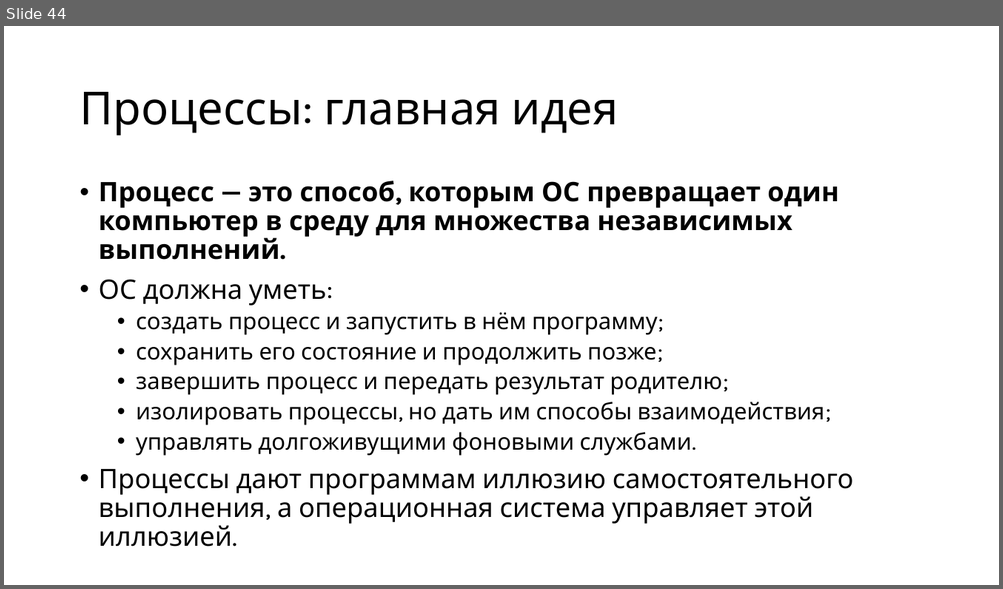
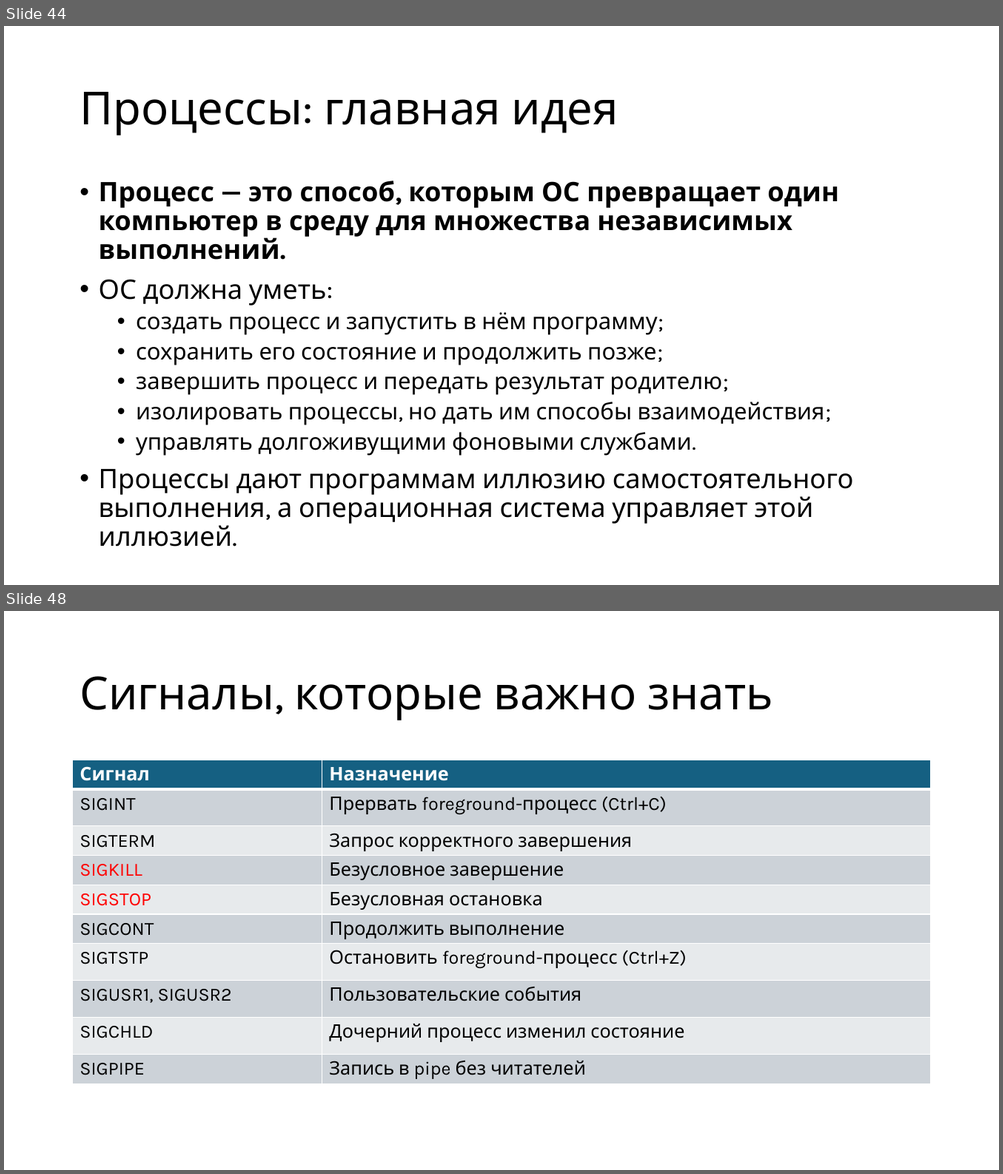
Before and after one commit to alexey-malov/os-course, a slide deck: lectures/03/Процессы.pptx. Shown one above the other, each under a label of ours: slide 44 before the commit, slides 44 and 48 after it; the slides between them are not shown. The pictures are 1003x589 and 1003x1174 pixels, drawn with LibreOffice and Linux fonts; fonts in the diff are those of the drawing. Boxes give left, top, right and bottom in pixels: in the first picture for what was removed or moved away, otherwise in the second. Text is boxed around its words. In the diff, an @@ line names an element or a change of style, - is before the commit and + after.

Commit message:
Обновил лекцию "процессы" и примеры к ней

```diff
--- a/lectures/03/Процессы.pptx
+++ b/lectures/03/Процессы.pptx
@@ slide 48 added at <box>4,611,999,1170</box>, background #FFFFFF @@
@@ title added at <box>79,676,773,721</box>, 44 pt, text #000000 @@
+Сигналы, которые важно знать
@@ table added at <box>73,760,930,1087</box>, 10 rows, 2 columns @@
+Сигнал | Назначение
+SIGINT | Прервать foreground-процесс (Ctrl+C)
+SIGTERM | Запрос корректного завершения
+SIGKILL | Безусловное завершение
+SIGSTOP | Безусловная остановка
+SIGCONT | Продолжить выполнение
+SIGTSTP | Остановить foreground-процесс (Ctrl+Z)
+SIGUSR1, SIGUSR2 | Пользовательские события
+SIGCHLD | Дочерний процесс изменил состояние
+SIGPIPE | Запись в pipe без читателей
```
Also in this commit, not shown: 21 other slides added, 4 other files.
